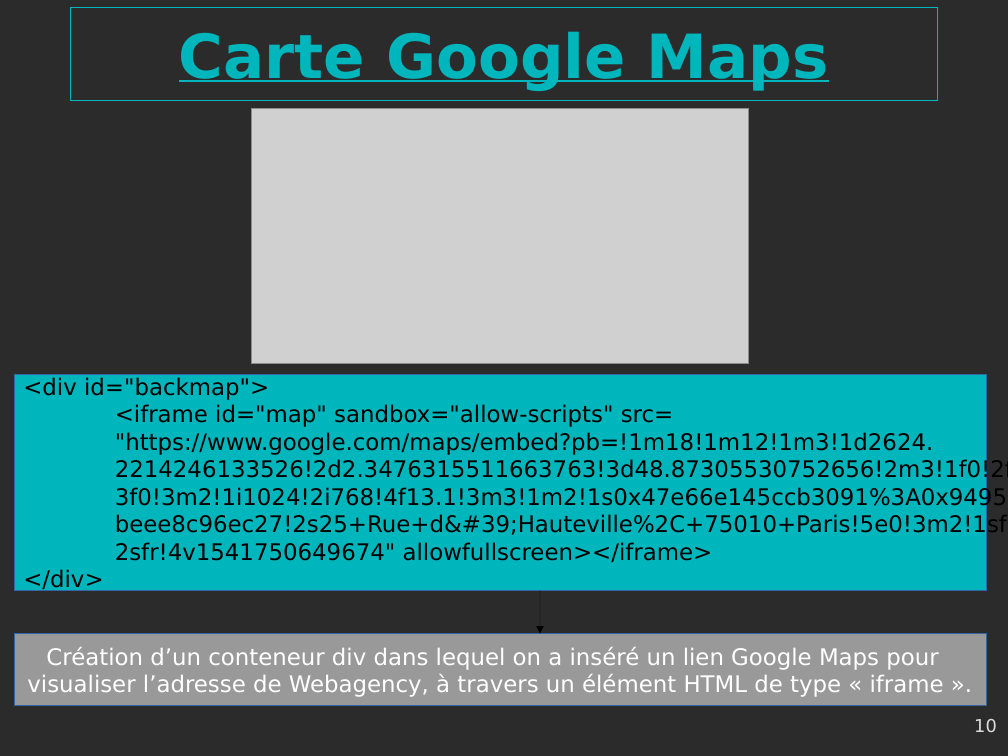
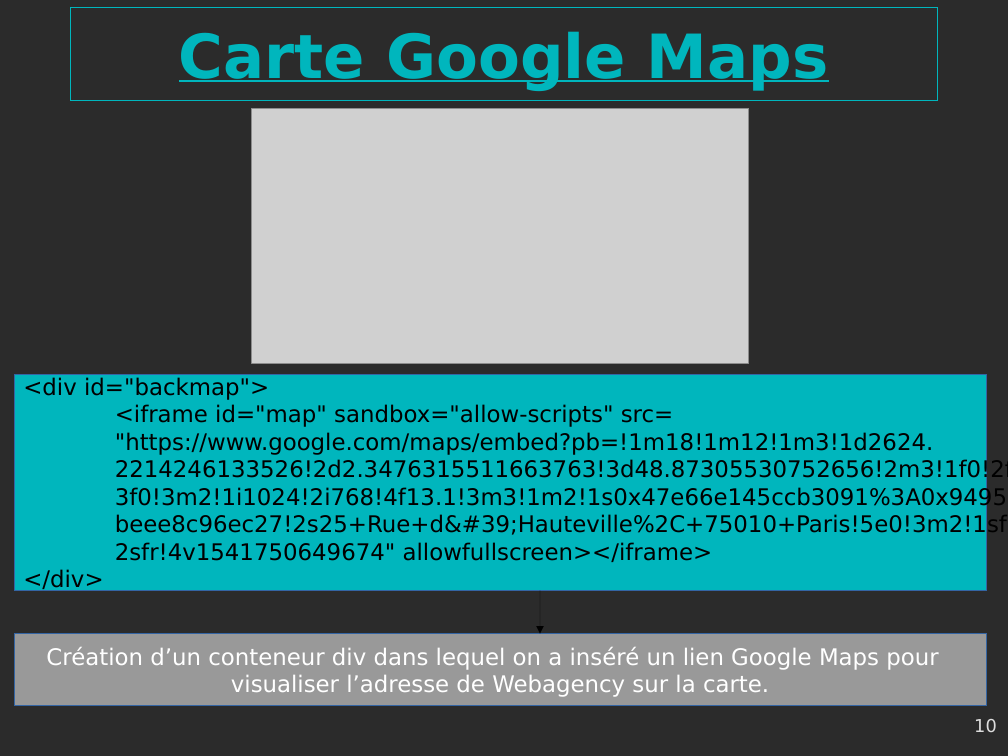
Before and after one commit to gambit13009/webagency, a slide deck: slide 10 of Webagency-presentation.odp. Drawn at 1008x756 pixels with LibreOffice and Linux fonts; fonts in the diff are those of the drawing; grey boxes stand for pictures; background and template pictures are left out; a plain dark background stands for a picture behind light text. Boxes give left, top, right and bottom in pixels: in the first picture for what was removed or moved away, otherwise in the second. Text is boxed around its words. In the diff, an @@ line names an element or a change of style, - is before the commit and + after.

```diff
--- a/Webagency-presentation.odp
+++ b/Webagency-presentation.odp
@@ text in rectangle at bbox=[231, 675, 769, 697]: text changed @@
-visualiser l’adresse de Webagency, à travers un élément HTML de type « iframe ».
+visualiser l’adresse de Webagency sur la carte.
```
Also in this commit, not shown: 2 other slides changed, 2 other files.
